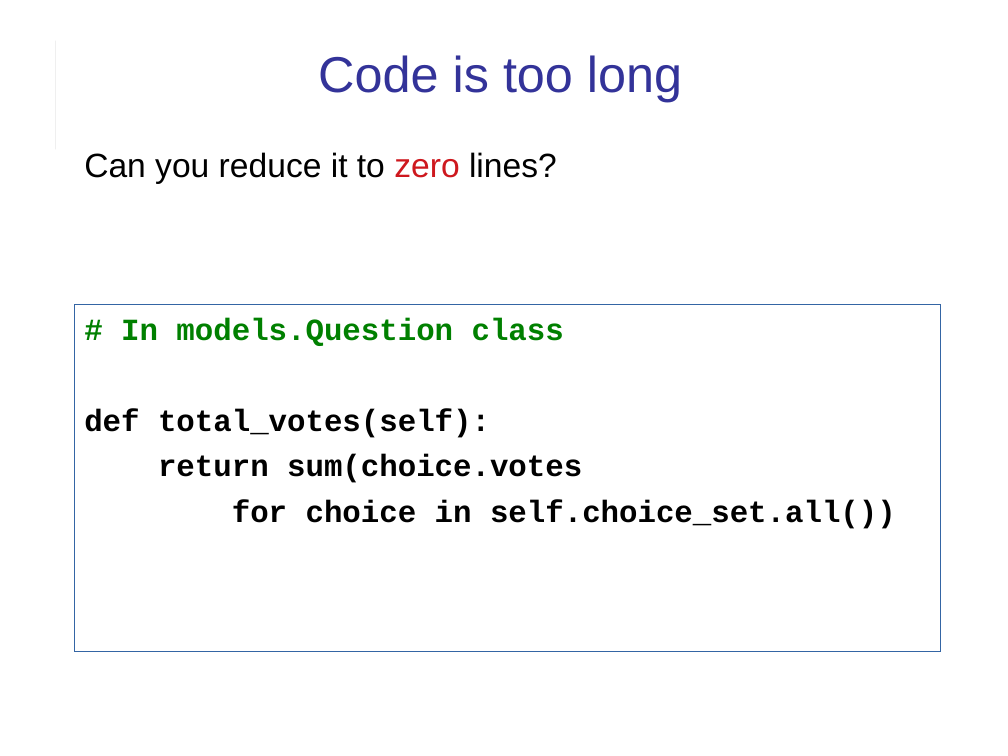
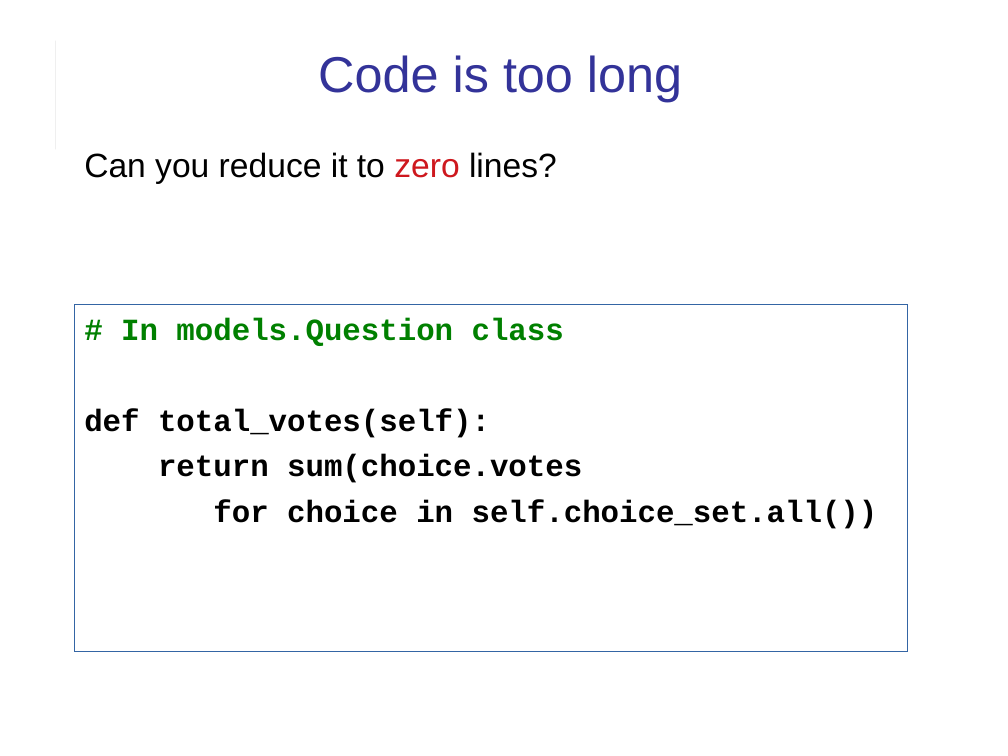
Before and after one commit to cpske/ISP, a slide deck: slide 30 of assignment/feedback/LabExam1-feedback.odp (slide 29 before the commit). Drawn at 1008x756 pixels with LibreOffice and Linux fonts; fonts in the diff are those of the drawing. Boxes give left, top, right and bottom in pixels: in the first picture for what was removed or moved away, otherwise in the second. Text is boxed around its words. In the diff, an @@ line names an element or a change of style, - is before the commit and + after.

```diff
--- a/assignment/feedback/LabExam1-feedback.odp
+++ b/assignment/feedback/LabExam1-feedback.odp
@@ text "# In models.Question class": place and size @@
-text "# In models.Question class" at [75, 305, 940, 652]
+text "# In models.Question class" at [75, 305, 907, 652]
```
Also in this commit, not shown: 3 other slides changed, 2 slides added, 3 other files.
